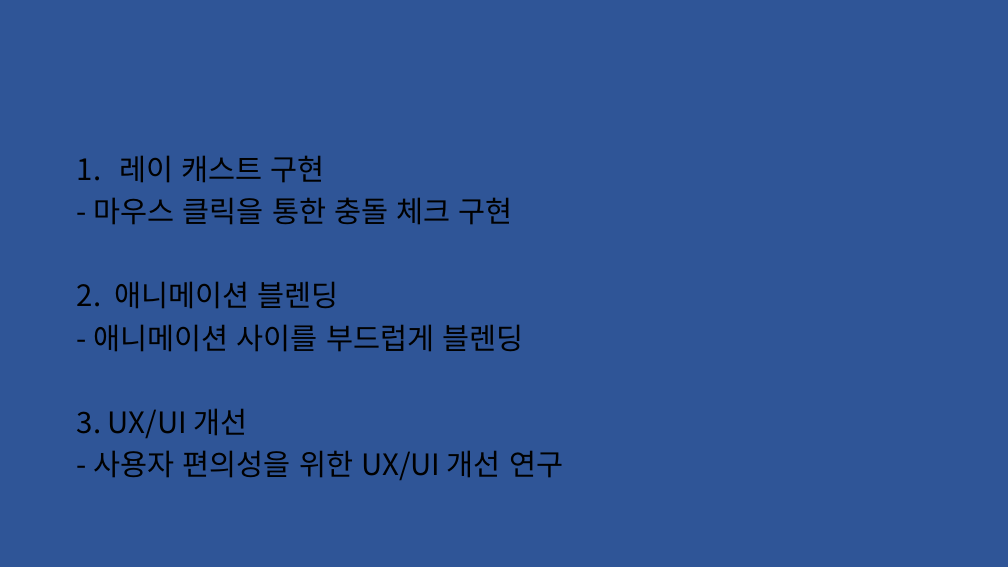
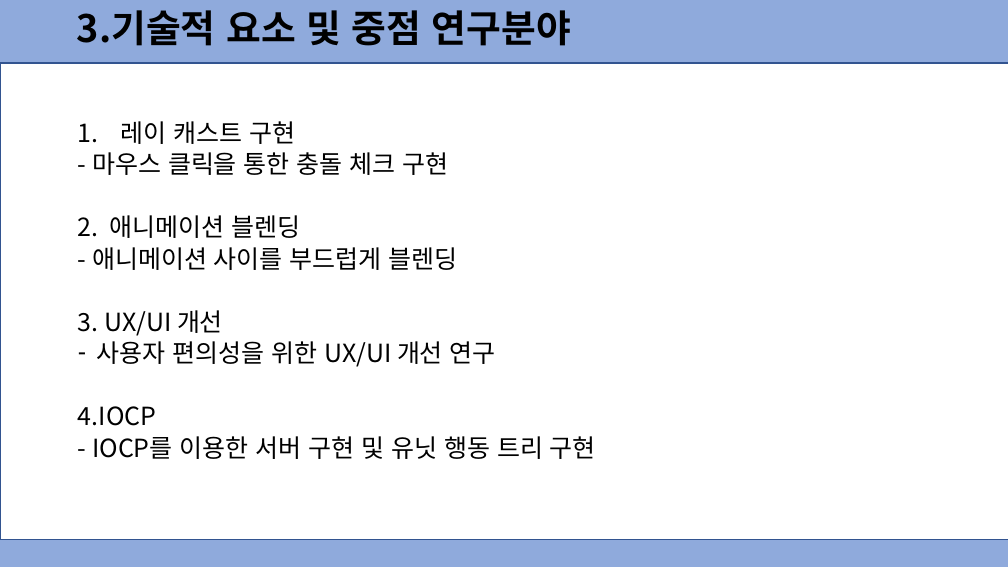
Before and after one commit to dmsdn16/kpu_projects, a slide deck: slide 6 of 2022 졸업작품 중간발표(은우 추가).pptx. Drawn at 1008x567 pixels with LibreOffice and Linux fonts; fonts in the diff are those of the drawing. Boxes give left, top, right and bottom in pixels: in the first picture for what was removed or moved away, otherwise in the second. Text is boxed around its words. In the diff, an @@ line names an element or a change of style, - is before the commit and + after.

```diff
--- a/2022 졸업작품 중간발표(은우 추가).pptx
+++ b/2022 졸업작품 중간발표(은우 추가).pptx
@@ background #2F5597 to #8FAADC @@
@@ text added at [77, 10, 571, 46], 36 pt, text #000000, bold @@
+3.기술적 요소 및 중점 연구분야
@@ rectangle added at [0, 63, 1008, 540], fill #FFFFFF, outline #325491 1 pt @@
@@ text "레이 캐스트 구현": place and size @@
-text "레이 캐스트 구현" at [77, 155, 563, 480]
+text "레이 캐스트 구현" at [78, 121, 596, 459]
@@ text at [78, 121, 458, 336]: size 28 to 23.8 pt in "레이 캐스트 구현", "- 마우스 클릭을 통한 충돌 체크 구현", "2. 애니메이션 블렌딩", "- 애니메이션 사이를 부드럽게 블렌딩" and 1 more places; line spacing 0.9 to 0.7 @@
@@ text at [78, 341, 596, 459]: text changed; size 28 to 23.8 pt @@
-- 사용자 편의성을 위한 UX/UI 개선 연구
+– 사용자 편의성을 위한 UX/UI 개선 연구
+4.IOCP
+- IOCP를 이용한 서버 구현 및 유닛 행동 트리 구현
```
Also in this commit, not shown: 9 other slides changed, 3 slides added.
